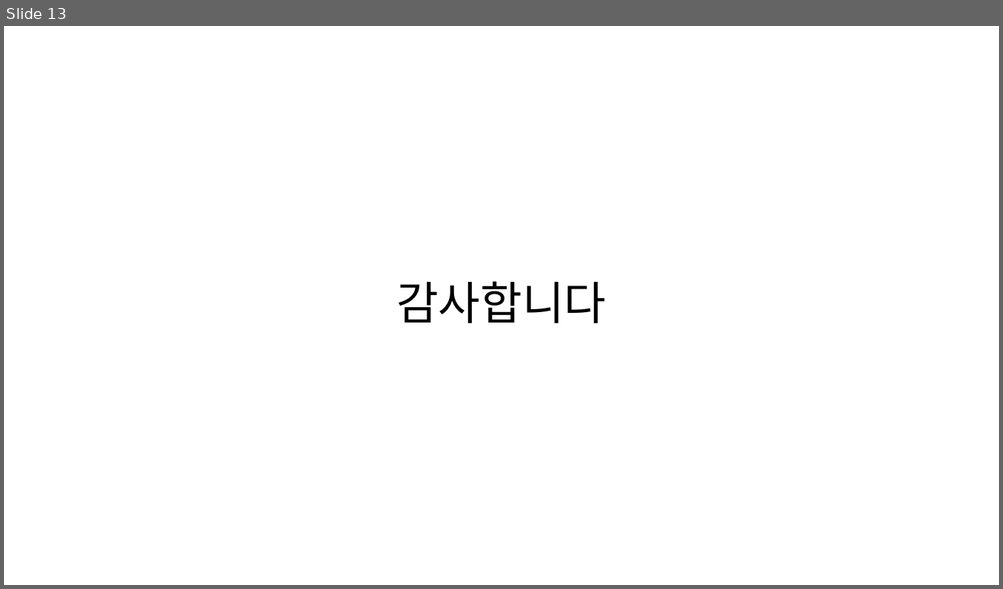
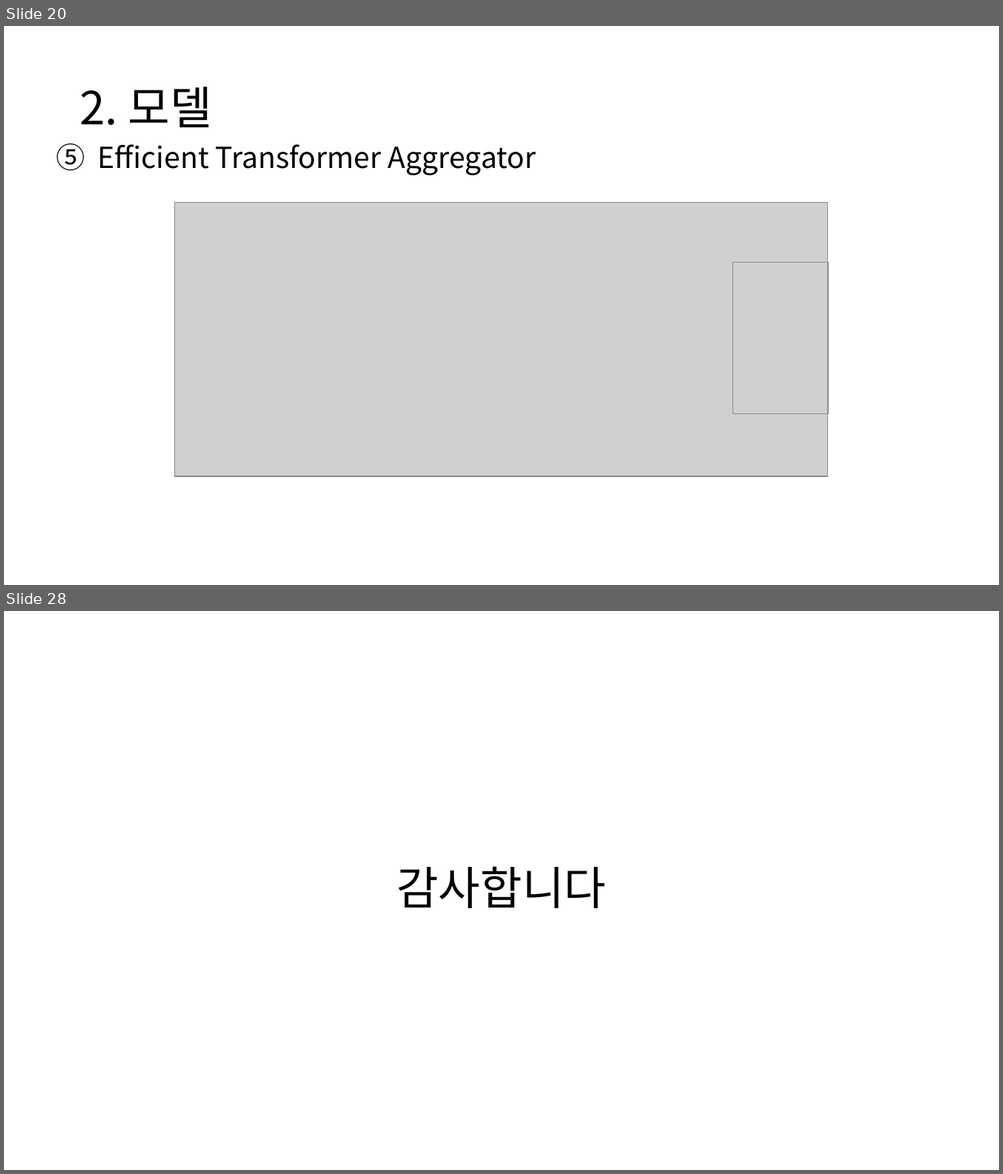
Before and after one commit to chroion/paper-review, a slide deck: CATs++ Boosting Cost Aggregation with Convolutions and Transformers/CATs++ Boosting Cost Aggregation with Convolutions and Transformers.pptx. Shown one above the other, each under a label of ours: slide 13 before the commit, slides 20 and 28 after it; the slides between them are not shown. The pictures are 1003x589 and 1003x1174 pixels, drawn with LibreOffice and Linux fonts; fonts in the diff are those of the drawing; grey boxes stand for pictures. Boxes give left, top, right and bottom in pixels: in the first picture for what was removed or moved away, otherwise in the second. Text is boxed around its words. In the diff, an @@ line names an element or a change of style, - is before the commit and + after.

```diff
--- a/CATs++ Boosting Cost Aggregation with Convolutions and Transformers/CATs++ Boosting Cost Aggregation with Convolutions and Transformers.pptx
+++ b/CATs++ Boosting Cost Aggregation with Convolutions and Transformers/CATs++ Boosting Cost Aggregation with Convolutions and Transformers.pptx
@@ slide 20 added at (4, 26, 999, 585), background #FFFFFF @@
@@ title added at (79, 87, 212, 127), 44 pt, text #000000 @@
+2. 모델
@@ text added at (98, 144, 536, 175), 28 pt, text #000000 @@
+5. Efficient Transformer Aggregator
@@ picture added at (175, 202, 828, 477) @@
@@ picture added at (732, 263, 828, 414) @@
@@ what was slide 13 is now slide 28 @@
```
Also in this commit, not shown: 6 slides changed, 14 other slides added.
